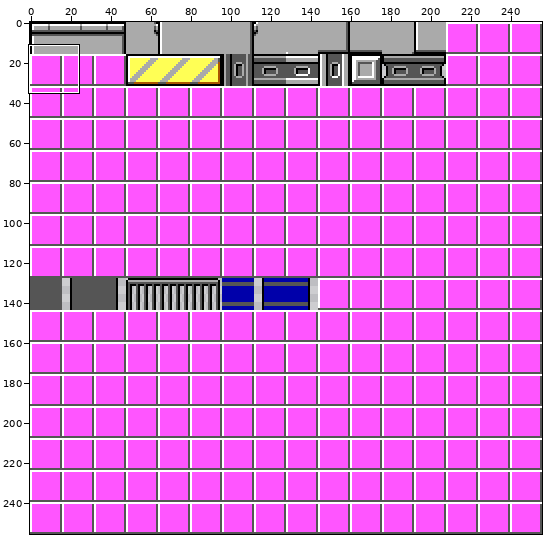
Sprite sheet: bin/data/tile_sheet.png. Above: a wide view before the commit, with the close-up outlined.
Close-up. First the earlier version:
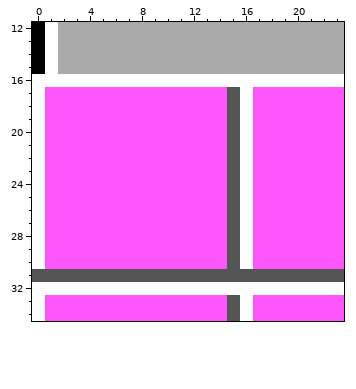
The file is 256x256 pixels. Shown: x 0..23, y 12..34. The commit also changed other parts of the picture, which this record leaves out.
The result:
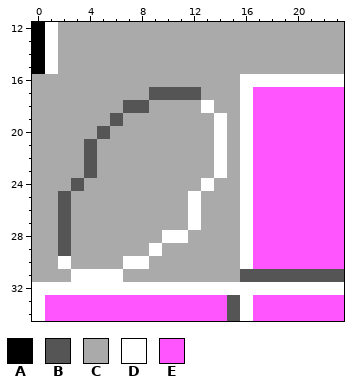
Palette (. is transparent): A #000000  B #555555  C #aaaaaa  D #ffffff  E #ff55ff
Diff:
y 16: x 0..15 DDDDDDDDDDDDDDDD -> CCCCCCCCCCCCCCCC
y 17: x 0..15 DEEEEEEEEEEEEEEB -> CCCCCCCCCBBBBCCC
y 18: x 0..15 DEEEEEEEEEEEEEEB -> CCCCCCCBBCCCCDCC
y 19: x 0..15 DEEEEEEEEEEEEEEB -> CCCCCCBCCCCCCCDC
y 20: x 0..15 DEEEEEEEEEEEEEEB -> CCCCCBCCCCCCCCDC
y 21..23: x 0..15 DEEEEEEEEEEEEEEB -> CCCCBCCCCCCCCCDC
y 24: x 0..15 DEEEEEEEEEEEEEEB -> CCCBCCCCCCCCCDCC
y 25..27: x 0..15 DEEEEEEEEEEEEEEB -> CCBCCCCCCCCCDCCC
y 28: x 0..15 DEEEEEEEEEEEEEEB -> CCBCCCCCCCDDCCCC
y 29: x 0..15 DEEEEEEEEEEEEEEB -> CCBCCCCCCDCCCCCC
y 30: x 0..15 DEEEEEEEEEEEEEEB -> CCDCCCCDDCCCCCCC
y 31: x 0..15 BBBBBBBBBBBBBBBB -> CCCDDDDCCCCCCCCC
Where, in picture pixels (left, top, right, bottom), the same in both close-ups:
changed: (32, 74, 240, 282)
